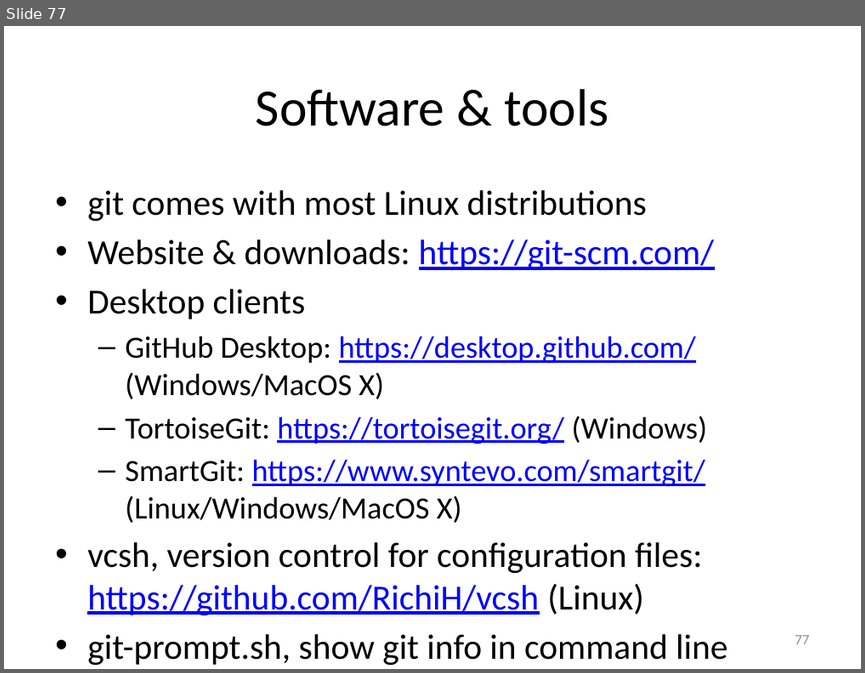
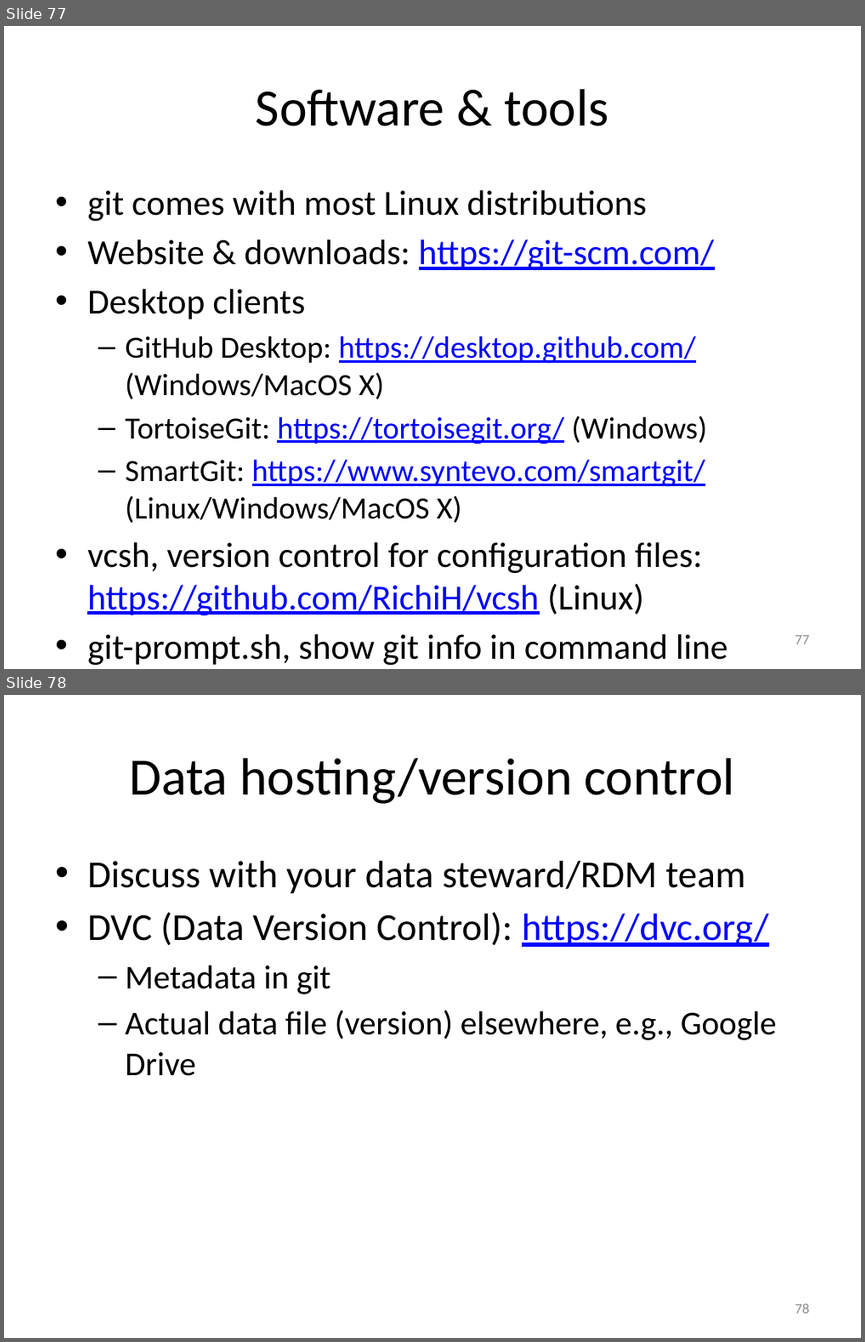
Before and after one commit to gjbex/Version-control-with-git, a slide deck: version_control_git.pptx. Shown one above the other, each under a label of ours: slide 77 before the commit, slides 77 and 78 after it. The pictures are 865x673 and 865x1342 pixels, drawn with LibreOffice and Linux fonts; fonts in the diff are those of the drawing. Boxes give left, top, right and bottom in pixels: in the first picture for what was removed or moved away, otherwise in the second. Text is boxed around its words. In the diff, an @@ line names an element or a change of style, - is before the commit and + after.

```diff
--- a/version_control_git.pptx
+++ b/version_control_git.pptx
@@ slide 78 added at (4,695,861,1338), background #FFFFFF @@
@@ title added at (129,758,735,804), 44 pt, text #000000 @@
+Data hosting/version control
@@ text added at (87,861,777,1076), 32 pt, text #000000 @@
+• Discuss with your data steward/RDM team
+• DVC (Data Version Control): https://dvc.org/
+  – Metadata in git
+  – Actual data file (version) elsewhere, e.g., Google Drive
@@ page number added at (794,1303,809,1313), 12 pt, text #8C8C8C @@
+78
```
Also in this commit, not shown: 2 slides changed.
